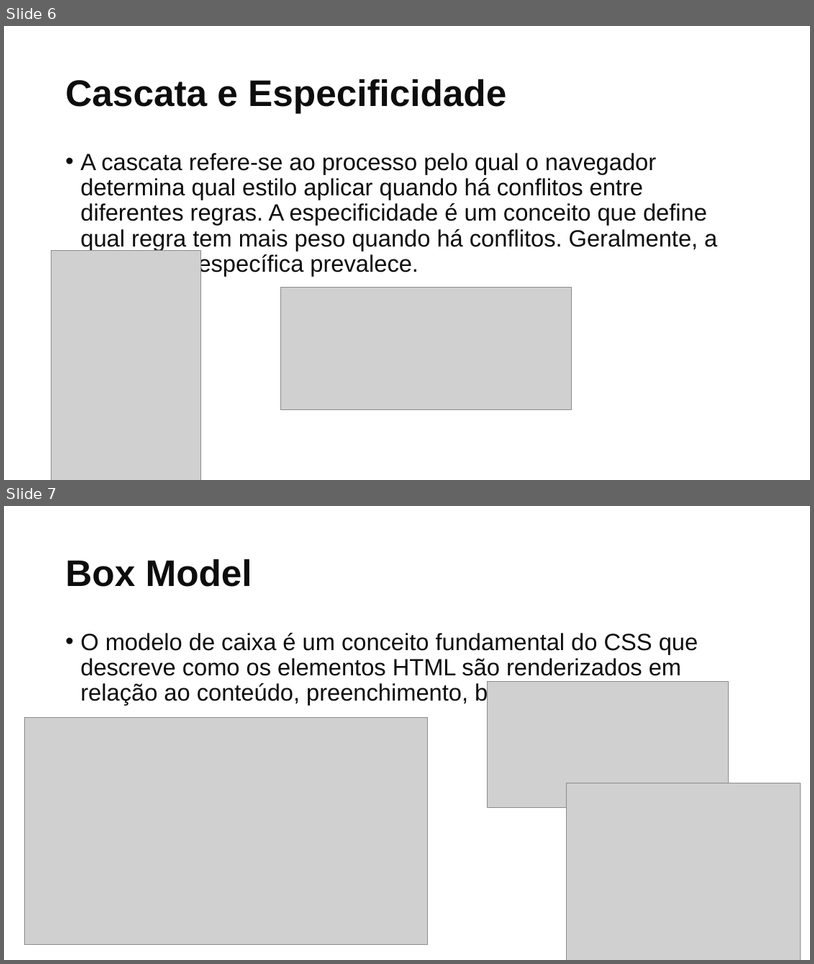
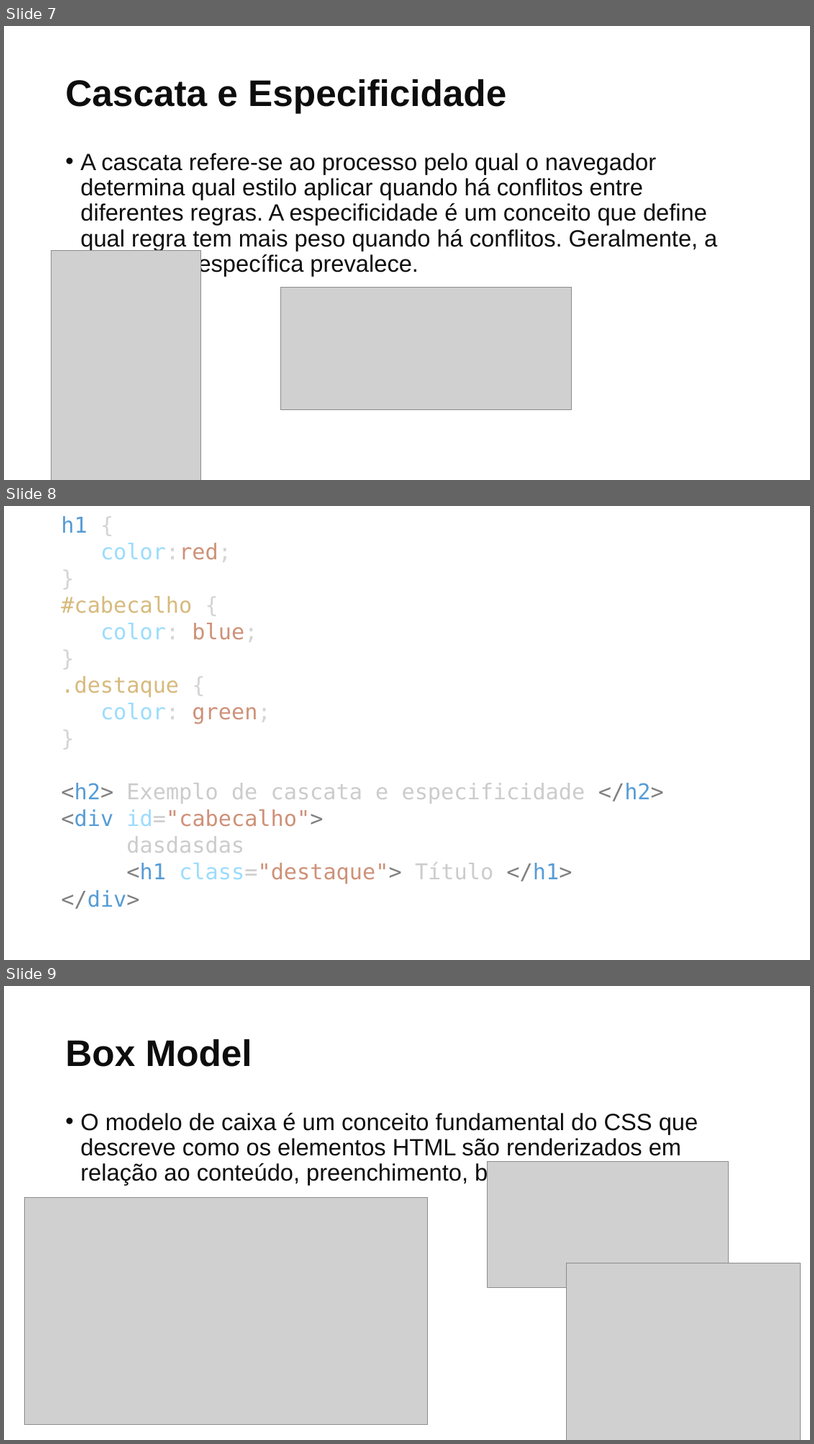
Before and after one commit to dfpires/lingprog-20241, a slide deck: css/Conceitos e Fundamentos de CSS.pptx. Shown one above the other, each under a label of ours: slides 6 and 7 before the commit, slides 7, 8 and 9 after it. The pictures are 814x964 and 814x1444 pixels, drawn with LibreOffice and Linux fonts; fonts in the diff are those of the drawing; grey boxes stand for pictures. Boxes give left, top, right and bottom in pixels: in the first picture for what was removed or moved away, otherwise in the second. Text is boxed around its words. In the diff, an @@ line names an element or a change of style, - is before the commit and + after.

```diff
--- a/css/Conceitos e Fundamentos de CSS.pptx
+++ b/css/Conceitos e Fundamentos de CSS.pptx
@@ slide 8 added at bbox=[4, 506, 810, 960], background #FFFFFF @@
@@ text added at bbox=[61, 516, 664, 908], 25.9 pt, text #CCCCCC @@
+h1 {
+color:red;
+}
+#cabecalho {
+color: blue;
+}
+.destaque {
+color: green;
+}
+<h2> Exemplo de cascata e especificidade </h2>
+<div id="cabecalho">
+dasdasdas
+<h1 class="destaque"> Título </h1>
+</div>
@@ what was slide 6 is now slide 7 @@
@@ what was slide 7 is now slide 9 @@
```
Also in this commit, not shown: 1 slide changed, 1 other slide added, 19 other files.
